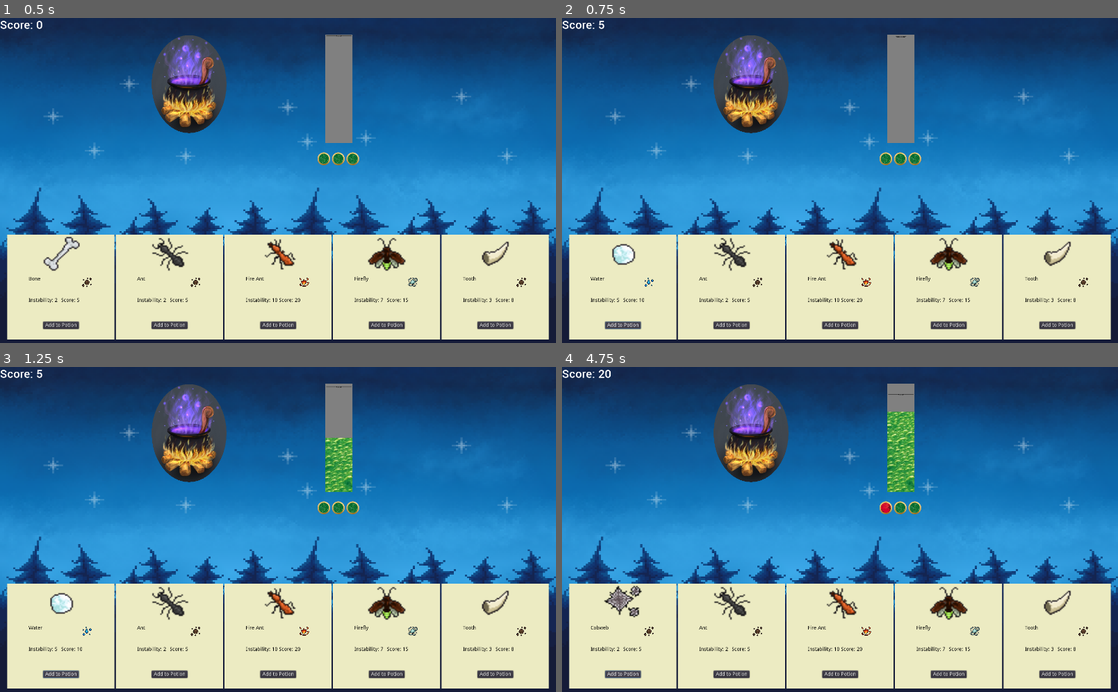
Above: before the commit, frames 1-4 (two rows, left to right).
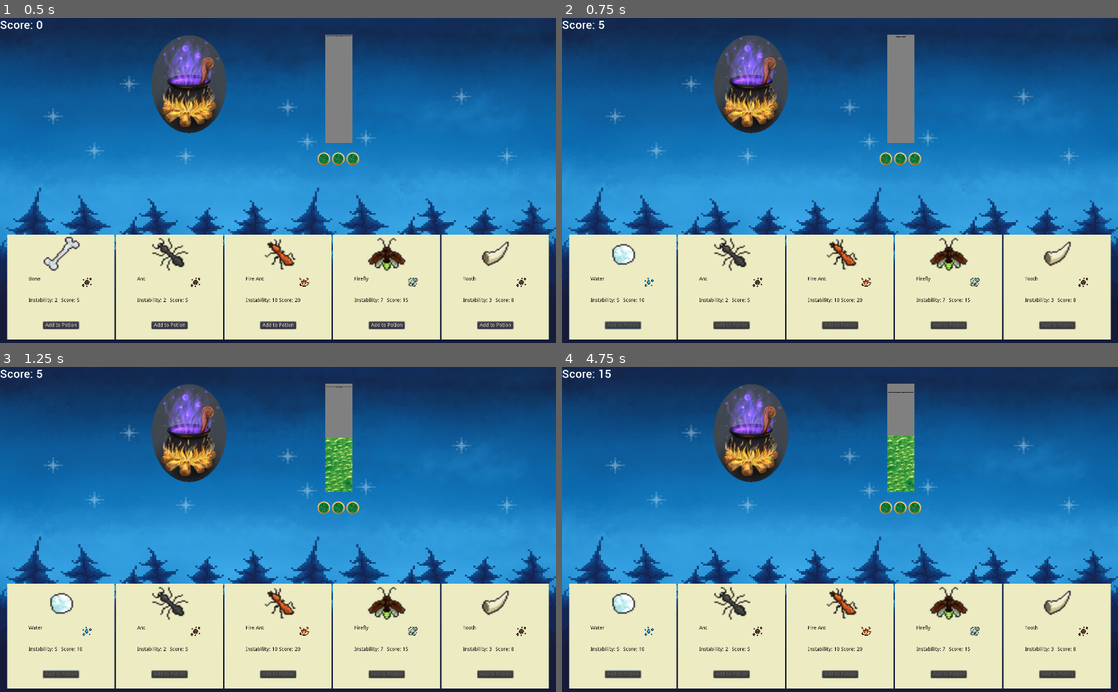
Above: after the commit, the same moments.

Repository: jackslinger/ludum-dare-49
Game: Godot game, scene res://scenes/Main.tscn
The game is run twice, just before and just after one commit, with the same random seed, the same clock (stepped at 60 frames per second) and the same inputs.
Inputs (mouse positions are in pixels of both pictures, inside the frame that each line leads up to):
- Up to frame 1 (0.5 s): no input
- Up to frame 2 (0.75 s): click "Add to Potion" at 0.5 s
- Up to frame 3 (1.25 s): no input
- Up to frame 4 (4.75 s): click (623, 675) at 1.25 s, where only the run before the commit has a clickable "Add to Potion"; click (623, 675) at 2 s, where only the run before the commit has a clickable "Add to Potion"; tap Enter at 3.5 s

Frame 1 is identical in both runs. In frame 2, 0.2% of the frame differs, in the area x 8-92%, y 93-96%; in frame 3, 0.2%; in frame 4, 1.1%, in the area x 5-92%, y 0-96%.
Error in both runs: Invalid get index '17' (on base: 'Array'). (res://scripts/GlobalIngredients.gd:137)

Commit message:
disable buttons

Diff:
--- a/scenes/Main.tscn
+++ b/scenes/Main.tscn
@@ -123,6 +123,16 @@
 size_flags_horizontal = 3
 ingredient_name = "tooth"
 
+[connection signal="disable_buttons" from="." to="MarginContainer/HBoxContainer/Card1" method="disable_button"]
+[connection signal="disable_buttons" from="." to="MarginContainer/HBoxContainer/Card2" method="disable_button"]
+[connection signal="disable_buttons" from="." to="MarginContainer/HBoxContainer/Card3" method="disable_button"]
+[connection signal="disable_buttons" from="." to="MarginContainer/HBoxContainer/Card4" method="disable_button"]
+[connection signal="disable_buttons" from="." to="MarginContainer/HBoxContainer/Card5" method="disable_button"]
+[connection signal="animation_finished" from="StabilityBar" to="MarginContainer/HBoxContainer/Card1" method="enable_button"]
+[connection signal="animation_finished" from="StabilityBar" to="MarginContainer/HBoxContainer/Card2" method="enable_button"]
+[connection signal="animation_finished" from="StabilityBar" to="MarginContainer/HBoxContainer/Card3" method="enable_button"]
+[connection signal="animation_finished" from="StabilityBar" to="MarginContainer/HBoxContainer/Card4" method="enable_button"]
+[connection signal="animation_finished" from="StabilityBar" to="MarginContainer/HBoxContainer/Card5" method="enable_button"]
 [connection signal="boil_over" from="StabilityBar" to="Failures" method="mark_failure"]
 [connection signal="add_ingredient" from="MarginContainer/HBoxContainer/Card1" to="." method="_on_add_ingredient"]
 [connection signal="add_ingredient" from="MarginContainer/HBoxContainer/Card2" to="." method="_on_add_ingredient"]
--- a/scripts/IngredientCard.gd
+++ b/scripts/IngredientCard.gd
@@ -20,7 +20,6 @@
 	score = $VBoxContainer/HBoxContainer2/Score
 	set_ingredient_info()
 
-
 func set_ingredient_info():
 	var ingredient = GlobalIngredients.get_ingredient(ingredient_name)
 	name_label.text = ingredient["display_name"]
@@ -32,7 +31,12 @@
 func _on_Submit_button_down():
 	emit_signal("add_ingredient", ingredient_name)
 
-
 func _on_IngredientCard_add_ingredient(new_ingredient_name):
 	ingredient_name = GlobalIngredients.get_random_ingredient()
 	set_ingredient_info()
+
+func enable_button():
+	$Submit.disabled = false
+
+func disable_button():
+	$Submit.disabled = true
--- a/scripts/Main.gd
+++ b/scripts/Main.gd
@@ -1,10 +1,12 @@
 extends Control
+signal disable_buttons
 
 func _ready():
 	#connect("add_ingredient", self, "_on_add_ingredient")
 	pass # Replace with function body.
 
 func _on_add_ingredient(ingredient_name):
+	emit_signal("disable_buttons")
 	var ingredient = GlobalIngredients.get_ingredient(ingredient_name)
 	$Score.add_score(ingredient["score"])
 	yield($StabilityBar.change_stability_threshold(-ingredient["instability"]), "completed")
--- a/scripts/StabilityBar.gd
+++ b/scripts/StabilityBar.gd
@@ -1,6 +1,7 @@
 extends Node2D
 
 signal boil_over
+signal animation_finished
 
 var stability_threshold
 
@@ -15,6 +16,7 @@
 	yield(animate_value(0), "completed")
 	if rolled_value > stability_threshold:
 		emit_signal("boil_over")
+	emit_signal("animation_finished")
 
 func change_stability_threshold(delta):
 	stability_threshold += delta
